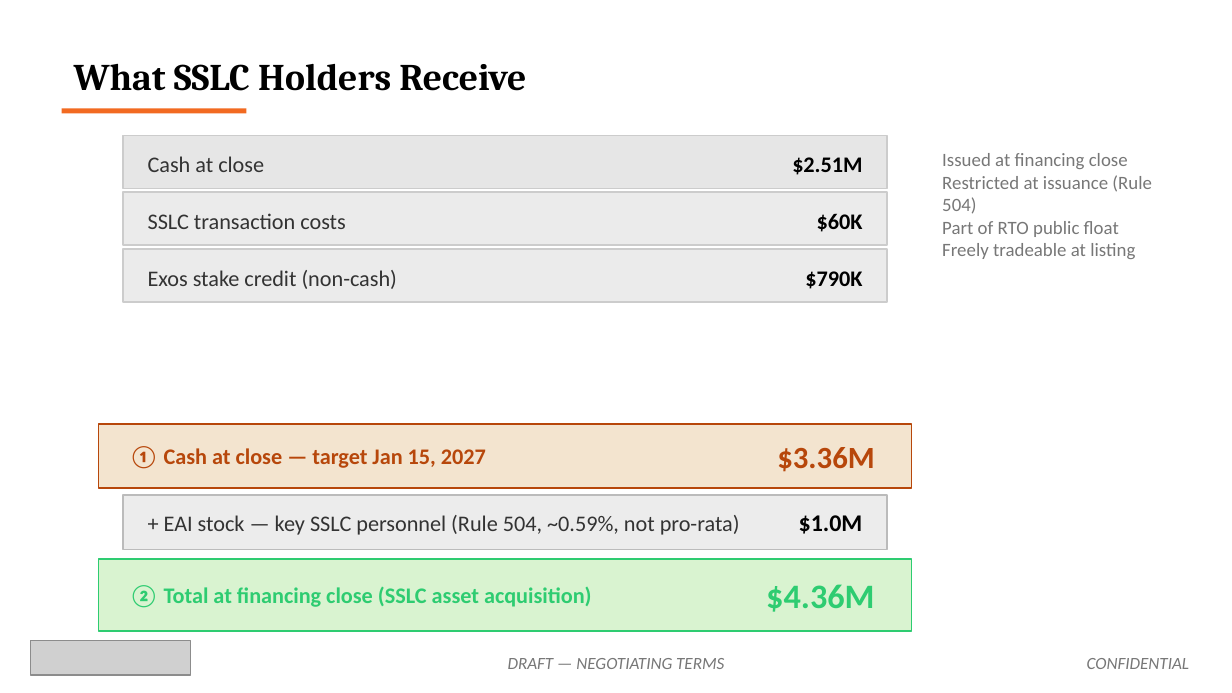
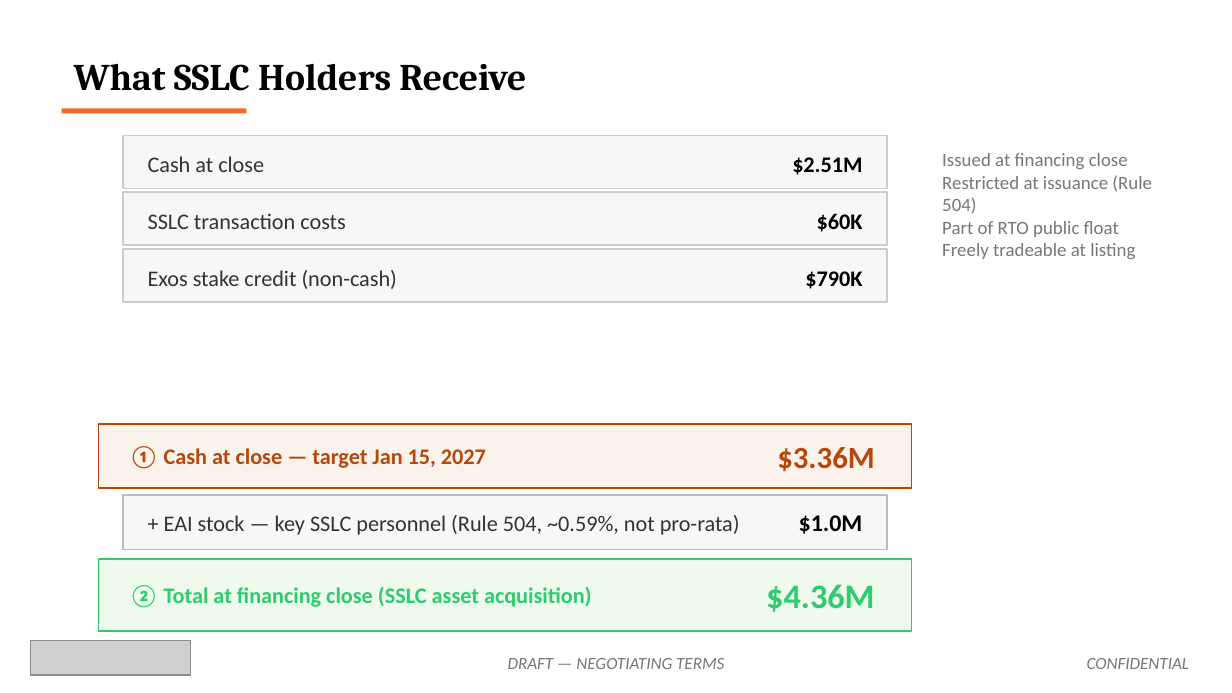
Before and after one commit to ExosAerospace/workspace, a slide deck: slide 9 of drafts/Exos_SSLC_Board_Offer_Overview_2026-10-12_r5_PRINT.pptx. Drawn at 1232x693 pixels with LibreOffice and Linux fonts; fonts in the diff are those of the drawing; grey boxes stand for pictures. Boxes give left, top, right and bottom in pixels: in the first picture for what was removed or moved away, otherwise in the second. Text is boxed around its words. In the diff, an @@ line names an element or a change of style, - is before the commit and + after.

```diff
--- a/drafts/Exos_SSLC_Board_Offer_Overview_2026-10-12_r5_PRINT.pptx
+++ b/drafts/Exos_SSLC_Board_Offer_Overview_2026-10-12_r5_PRINT.pptx
@@ rectangle at <box>123,136,887,188</box>: fill #E6E6E6 to #F7F7F7 @@
@@ rectangle at <box>99,424,912,488</box>: fill #F3E4CF to #F9F3EC @@
@@ rectangle at <box>99,559,912,631</box>: fill #D9F3D0 to #EFF9EC @@
```
Also in this commit, not shown: 16 other slides changed, 2 other files.
